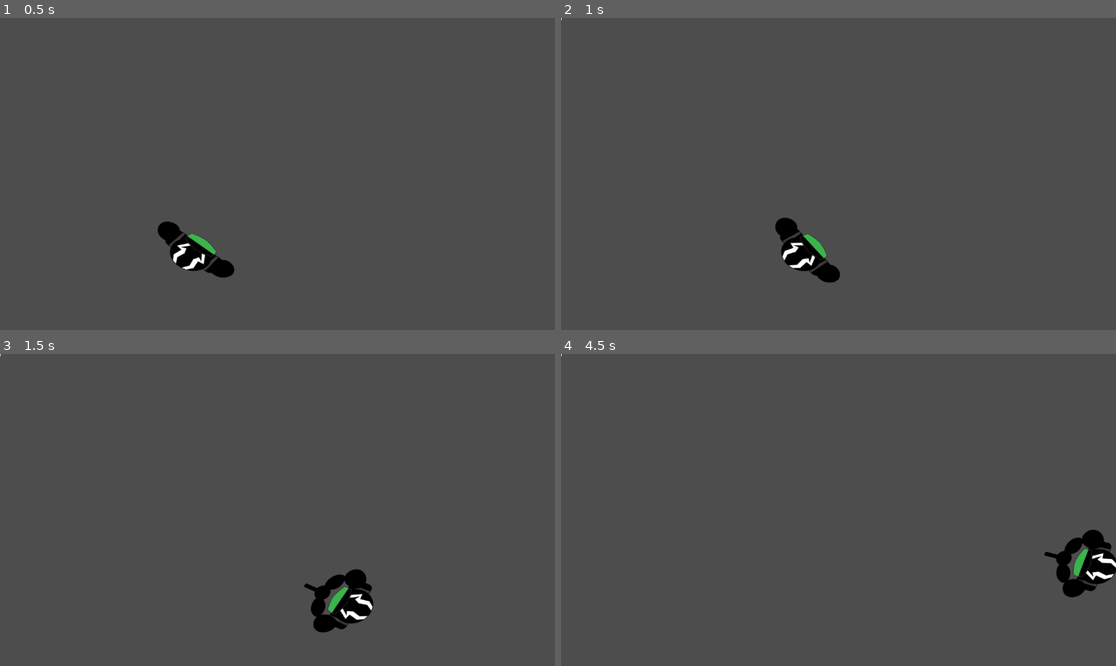
Above: before the commit, frames 1-4 (two rows, left to right).
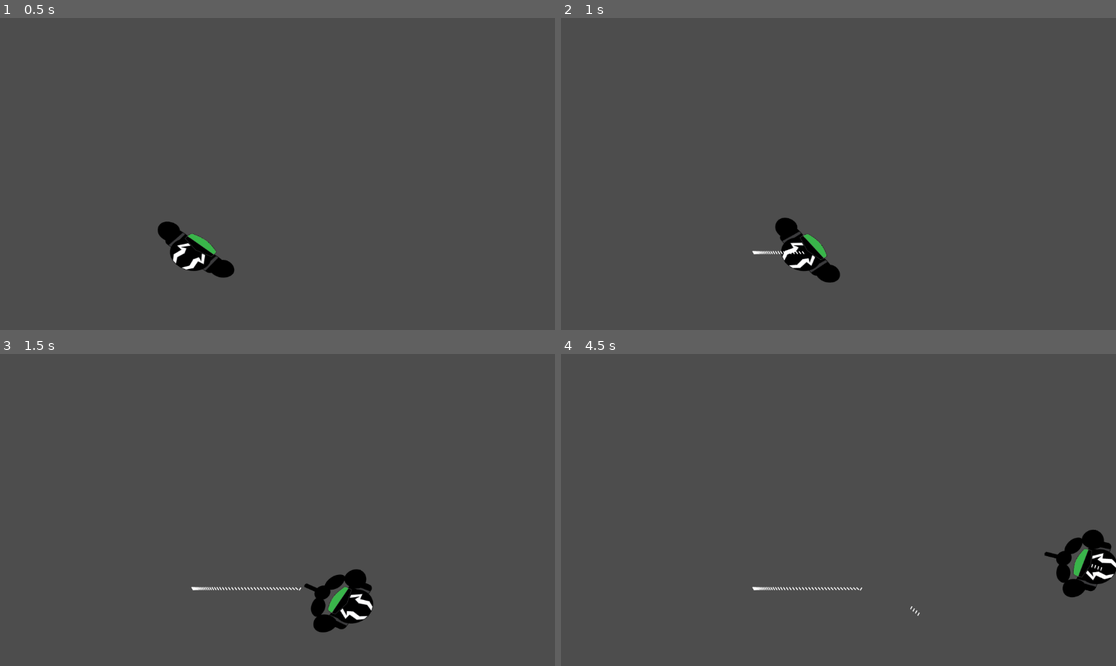
Above: after the commit, the same moments.

Repository: catgaming49/godot-game
Game: Godot game, scene res://node_2d.tscn
The game is run twice, just before and just after one commit, with the same random seed, the same clock (stepped at 60 frames per second) and the same inputs.
Inputs (mouse positions are in pixels of both pictures, inside the frame that each line leads up to):
- Up to frame 1 (0.5 s): no input
- Up to frame 2 (1 s): tap Enter at 0.5 s; move the mouse to (960, 158) at 0.52 s; press the mouse at (960, 158) at 0.53 s; hold D (right) from 0.53 s (still down)
- Up to frame 3 (1.5 s): move the mouse to (166, 525) at 1.27 s; release D (right) at 1.28 s; release the mouse at (166, 525) at 1.28 s; hold S (down) from 1.28 s (still down); tap 1 (one) at 1.35 s
- Up to frame 4 (4.5 s): click (727, 525) at 1.55 s; move the mouse to (894, 441) at 2.02 s; release S (down) at 2.03 s; press the mouse at (894, 441) at 2.03 s; hold D (right) 2.03-2.78 s; tap Space at 2.75 s; move the mouse to (810, 572) at 2.77 s; release the mouse at (810, 572) at 2.78 s; hold W (up) 2.78-3.53 s; click (810, 572) at 2.85 s; tap Enter at 3.5 s; move the mouse to (1005, 556) at 3.52 s; hold 1 (one) 3.53-4.28 s; hold A (left) from 3.53 s (still down); click (1005, 556) at 3.8 s; move the mouse to (672, 463) at 4.27 s; click (672, 463) at 4.35 s

Frame 1 is identical in both runs. In frame 2, less than 0.1% of the frame differs, in the area x 0-44%, y 0-76%; in frame 3, 0.1%; in frame 4, 0.2%, in the area x 0-98%, y 0-84%.
Error after the commit: Parse Error: Expected indented block after function declaration. (res://Bullet/Bullet.gd:22)

Commit message:
-Added more to shooting script
I added some more functionality to the shooting script

Diff:
--- a/test/Bullet.gd
+++ /dev/null
@@ -1,10 +0,0 @@
-extends Area2D
-
-# Called when the node enters the scene tree for the first time.
-func _ready():
-	print("Ne bullet spawned")
-
-
-# Called every frame. 'delta' is the elapsed time since the previous frame.
-func _process(delta):
-	pass
--- a/test/Bullet.tscn
+++ b/test/Bullet.tscn
@@ -1,17 +1,17 @@
 [gd_scene load_steps=4 format=3 uid="uid://d3ynsvdeu1yan"]
 
-[ext_resource type="Script" path="res://Bullet.gd" id="1_4sym7"]
-[ext_resource type="Texture2D" uid="uid://cv5mwj88wdq67" path="res://Player/bullet.png" id="2_86lwl"]
+[ext_resource type="Script" path="res://Bullet/Bullet.gd" id="1_4crui"]
+[ext_resource type="Texture2D" uid="uid://cv5mwj88wdq67" path="res://Bullet/bullet.png" id="2_d75ub"]
 
 [sub_resource type="RectangleShape2D" id="RectangleShape2D_naorm"]
 size = Vector2(4, 9)
 
 [node name="Bullet" type="Area2D"]
-script = ExtResource("1_4sym7")
+script = ExtResource("1_4crui")
 
 [node name="CollisionShape2D" type="CollisionShape2D" parent="."]
 position = Vector2(0, -0.5)
 shape = SubResource("RectangleShape2D_naorm")
 
 [node name="Sprite2D" type="Sprite2D" parent="."]
-texture = ExtResource("2_86lwl")
+texture = ExtResource("2_d75ub")
--- /dev/null
+++ b/test/Bullet/Bullet.gd
@@ -0,0 +1,23 @@
+extends Area2D
+
+# Called when the node enters the scene tree for the first time.
+
+var timer = Timer.new()
+
+func _ready():
+	self.add_child(timer)
+	print("Ne bullet spawned", position)
+	print($Sprite2D.transform)
+	#var velocity = Vector2(cos(rotation), -sin(rotation)) * 1
+	#print(velocity)
+	show()
+	timer.connect("timeout", queue_free)
+	timer.set_wait_time(2)
+	timer.start()
+
+
+
+
+# Called every frame. 'delta' is the elapsed time since the previous frame.
+func _process(delta):
+	#position = Vector2(position.x+0.1, position.y+0.1) * delta
--- a/test/Player.gd
+++ b/test/Player.gd
@@ -5,9 +5,14 @@
 @export var Bullet : PackedScene
 
 func shoot():
+	print("Shooting and tootin now")
 	var b = Bullet.instantiate()
 	add_child(b)
-	b.transform = transform
+	b.rotation = get_node("CharacterBody2D/Marker2D").rotation
+	b.position = $CharacterBody2D.position
+	print($CharacterBody2D.transform)
+	#var velocity = Vector2(1, 0).rotated(get_node("CharacterBody2D/Marker2D").rotation)
+	b.visible = true
 
 # Called when the node enters the scene tree for the first time.
 func _ready():
@@ -17,5 +22,4 @@
 # Called every frame. 'delta' is the elapsed time since the previous frame.
 func _process(delta):
 	if Input.is_action_pressed("use_weapon"):
-		print("cotton eye joe")
 		shoot()
--- a/test/Player/Sprite2D.gd
+++ b/test/Player/Sprite2D.gd
@@ -6,6 +6,9 @@
 const friction = 1000
 
 var input = Vector2.ZERO
+
+func _process(delta):
+	print("Vect[325]: ", Vector2(cos(rotation), -sin(rotation)) * 1)
 
 func _physics_process(delta):
 	player_movement(delta)
--- a/test/node_2d.tscn
+++ b/test/node_2d.tscn
@@ -18,6 +18,7 @@
 
 [node name="Camera2D" type="Camera2D" parent="."]
 position = Vector2(576, 322)
+scale = Vector2(1.5173, 4.5366)
 
 [node name="CharacterBody2D" type="CharacterBody2D" parent="."]
 position = Vector2(399.637, 485.743)
Renamed: test/Player/bullet.png -> test/Bullet/bullet.png
Not shown, changed: test/Bullet/bullet.png.import
